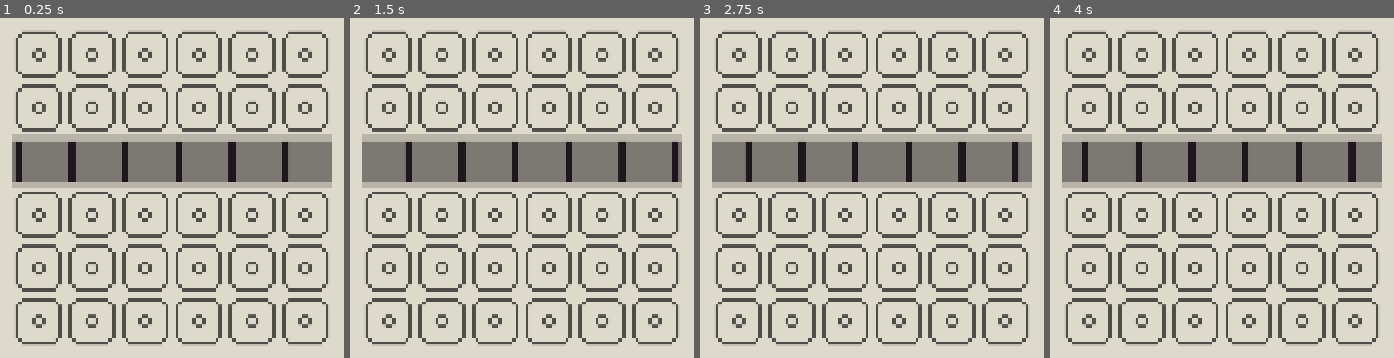
Above: before the commit, frames 1-4 (left to right).
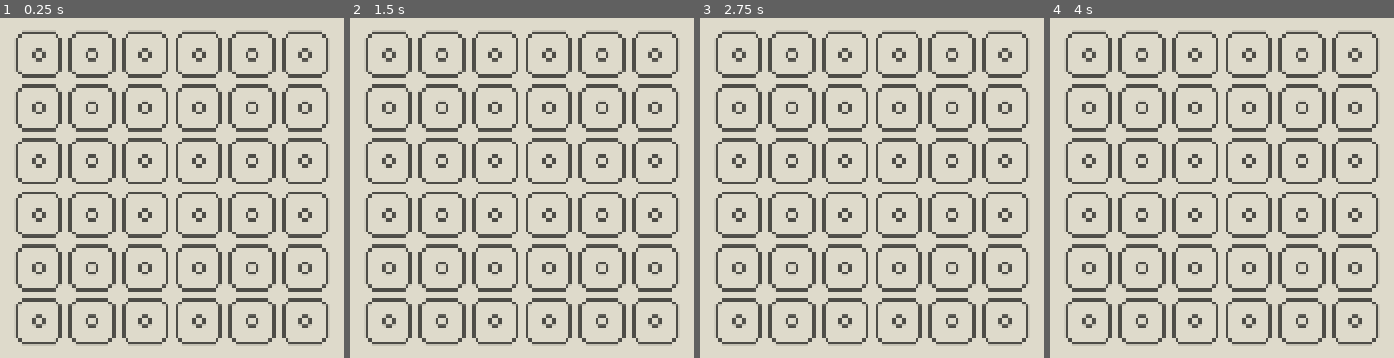
Above: after the commit, the same moments.

Repository: jackgusler/tessera
Game: Godot game, scene res://scenes/Main.tscn
The game is run twice, just before and just after one commit, with the same random seed, the same clock (stepped at 60 frames per second) and the same inputs.
Inputs:
- Up to frame 1 (0.25 s): no input
- Up to frame 2 (1.5 s): no input
- Up to frame 3 (2.75 s): no input
- Up to frame 4 (4 s): no input

The runs differ from the first frame. In frame 1, 15% of the frame differs, in the area x 3-97%, y 34-50%; in frame 2, 15%; in frame 3, 15%; in frame 4, 15%.

Commit message:
Auto-backup: 2026-07-23 18:44:56

Diff:
--- a/scenes/Main.tscn
+++ b/scenes/Main.tscn
@@ -2,6 +2,7 @@
 
 [ext_resource type="Script" uid="uid://73uqnoyr2t8v" path="res://scripts/main.gd" id="1_o5qli"]
 [ext_resource type="Texture2D" uid="uid://slq7rm6lh54p" path="res://assets/grid.png" id="2_tbgi4"]
+[ext_resource type="Script" uid="uid://fnhi5giev3ah" path="res://scripts/gridContainer.gd" id="2_tefeu"]
 [ext_resource type="Texture2D" uid="uid://b8gbc5bpbxn4c" path="res://assets/conveyor/corner.png" id="3_tefeu"]
 [ext_resource type="Texture2D" uid="uid://c64bup3t8bci6" path="res://assets/conveyor/straight.png" id="4_o6xl0"]
 [ext_resource type="Texture2D" uid="uid://dy82rkrc8xps8" path="res://assets/conveyor/corner_opposite.png" id="5_tipki"]
@@ -88,6 +89,7 @@
 texture_filter = 1
 position = Vector2(960, 540)
 scale = Vector2(4, 4)
+script = ExtResource("2_tefeu")
 
 [node name="ColorRect" type="ColorRect" parent="GridContainer" unique_id=839329519]
 custom_minimum_size = Vector2(480, 270)
@@ -102,5 +104,4 @@
 tile_set = SubResource("TileSet_choun")
 
 [node name="Placeable" type="TileMapLayer" parent="GridContainer" unique_id=1614143978]
-tile_map_data = PackedByteArray("AAD9////AQAAAAAAAFD+////AQAAAAAAAFD/////AQAAAAAAAFAAAP//AQAAAAAAAFABAP//AQAAAAAAAFACAP//AQAAAAAAAFA=")
 tile_set = SubResource("TileSet_o5qli")
--- a/scenes/board.tscn
+++ /dev/null
@@ -1,6 +0,0 @@
-[gd_scene format=3 uid="uid://dcilxiplraum8"]
-
-[ext_resource type="Script" path="res://scripts/board.gd" id="1_board"]
-
-[node name="board" type="Node2D" unique_id=747127852]
-script = ExtResource("1_board")
--- a/scripts/board.gd
+++ b/scripts/gridContainer.gd
@@ -1,10 +1,14 @@
-class_name Board
+class_name gridContainer
 extends Node2D
+
+@onready var placeable: TileMapLayer = $Placeable
+@onready var grid_layer: TileMapLayer = $Grid
 
 @export var grid_width: int = 6
 @export var grid_height: int = 6
 @export var cell_size: int = 16
 
+const GRID_ORIGIN := Vector2i(-3, -3)
 const ORTHO: Array[Vector2i] = [Vector2i.RIGHT, Vector2i.DOWN, Vector2i.LEFT, Vector2i.UP]
 
 var grid: Array
@@ -34,6 +38,7 @@
 	assert(is_in_bounds(cell), "place_tile out of bounds: %s" % cell)
 	assert(is_empty(cell), "place_tile on occupied cell: %s" % cell)
 	grid[cell.y][cell.x] = tile
+	placeable.set_cell(board_to_map(cell))
 
 func remove_tile(cell: Vector2i) -> void:
 	assert(is_in_bounds(cell), "remove_tile out of bounds: %s" % cell)
@@ -49,3 +54,9 @@
 		if is_in_bounds(n):
 			out.append(n)
 	return out
+
+func board_to_map(cell: Vector2i) -> Vector2i:
+	return cell + GRID_ORIGIN
+
+func map_to_board(map_cell: Vector2i) -> Vector2i:
+	return map_cell - GRID_ORIGIN
Renamed: scripts/board.gd.uid -> scripts/gridContainer.gd.uid
Not shown, changed: .pair-programming-session.md
Not shown, changed: .session-summary.md
